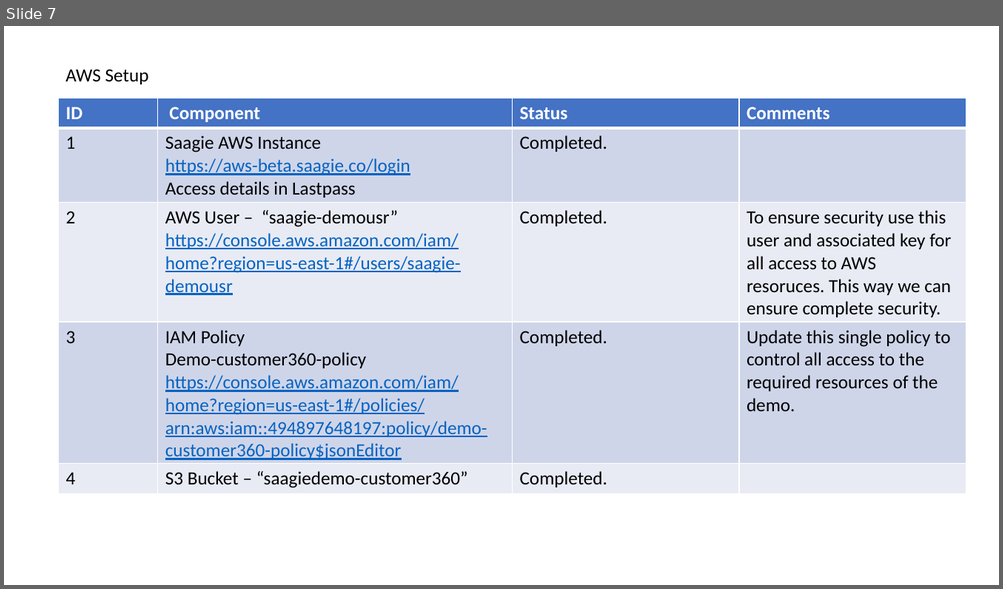
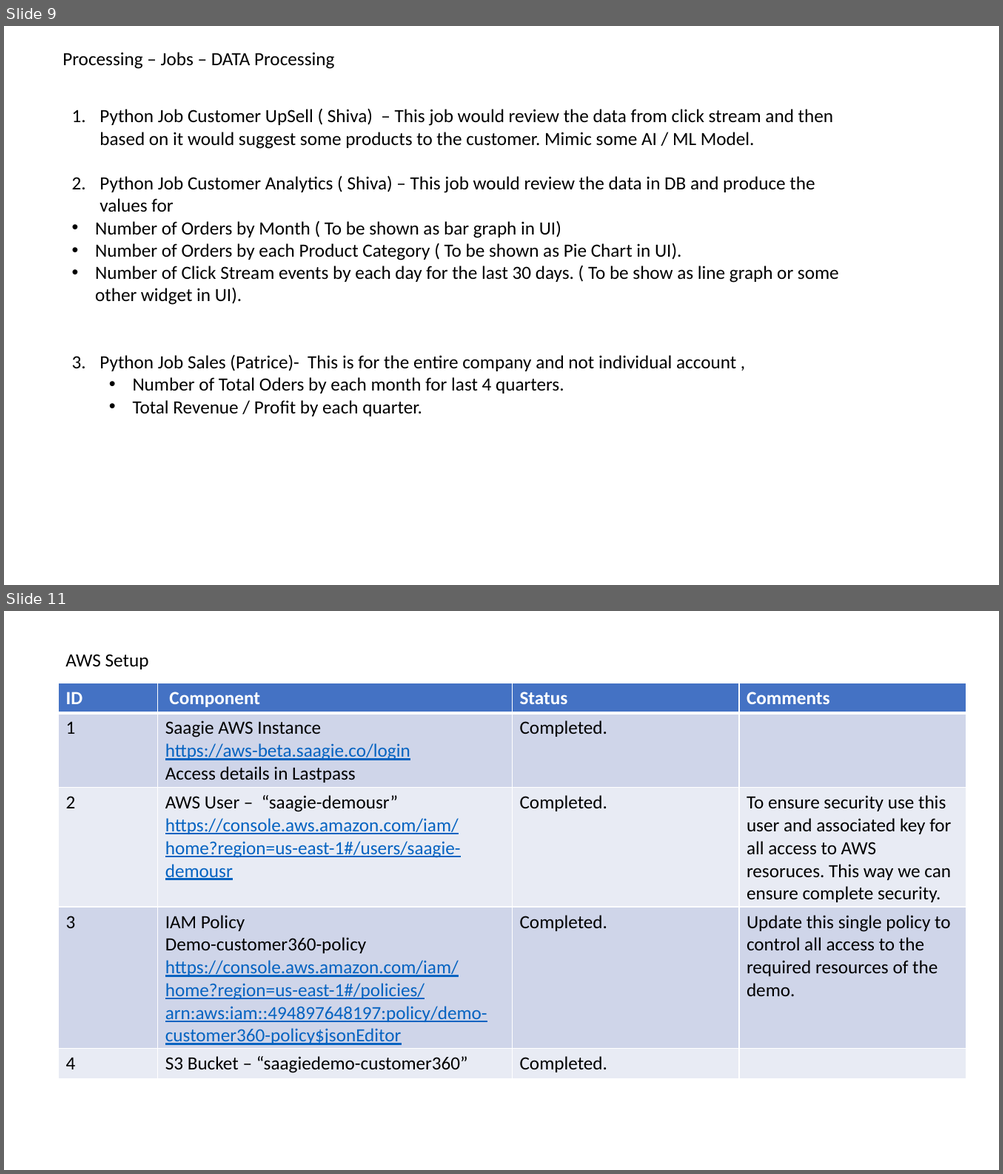
Before and after one commit to saagie/demo-customer360, a slide deck: Customer360.pptx. Shown one above the other, each under a label of ours: slide 7 before the commit, slides 9 and 11 after it; the slides between them are not shown. The pictures are 1003x589 and 1003x1174 pixels, drawn with LibreOffice and Linux fonts; fonts in the diff are those of the drawing. Boxes give left, top, right and bottom in pixels: in the first picture for what was removed or moved away, otherwise in the second. Text is boxed around its words. In the diff, an @@ line names an element or a change of style, - is before the commit and + after.

```diff
--- a/Customer360.pptx
+++ b/Customer360.pptx
@@ slide 9 added at (4, 26, 999, 585), background #FFFFFF @@
@@ text added at (62, 52, 334, 69), 18 pt, text #000000 @@
+Processing – Jobs – DATA Processing
@@ text added at (95, 108, 839, 417), 18 pt, text #000000 @@
+1. Python Job Customer UpSell ( Shiva) – This job would review the data from click stream and then based on it would suggest some products to the customer. Mimic some AI / ML Model.
+2. Python Job Customer Analytics ( Shiva) – This job would review the data in DB and produce the values for
+• Number of Orders by Month ( To be shown as bar graph in UI)
+• Number of Orders by each Product Category ( To be shown as Pie Chart in UI).
+• Number of Click Stream events by each day for the last 30 days. ( To be show as line graph or some other widget in UI).
+3. Python Job Sales (Patrice)- This is for the entire company and not individual account ,
+  • Number of Total Oders by each month for last 4 quarters.
+  • Total Revenue / Profit by each quarter.
@@ what was slide 7 is now slide 11 @@
```
Also in this commit, not shown: 3 other slides added.
